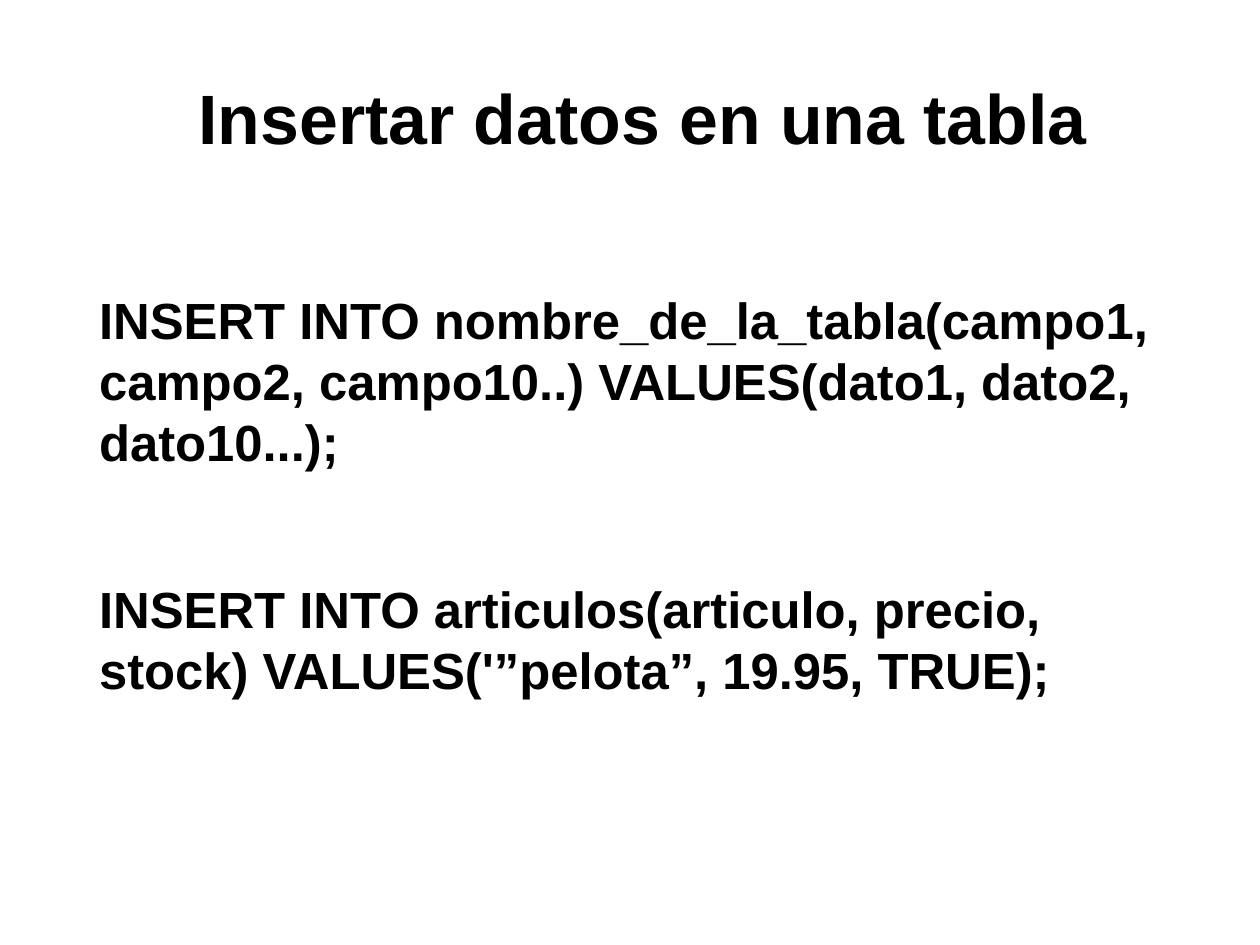
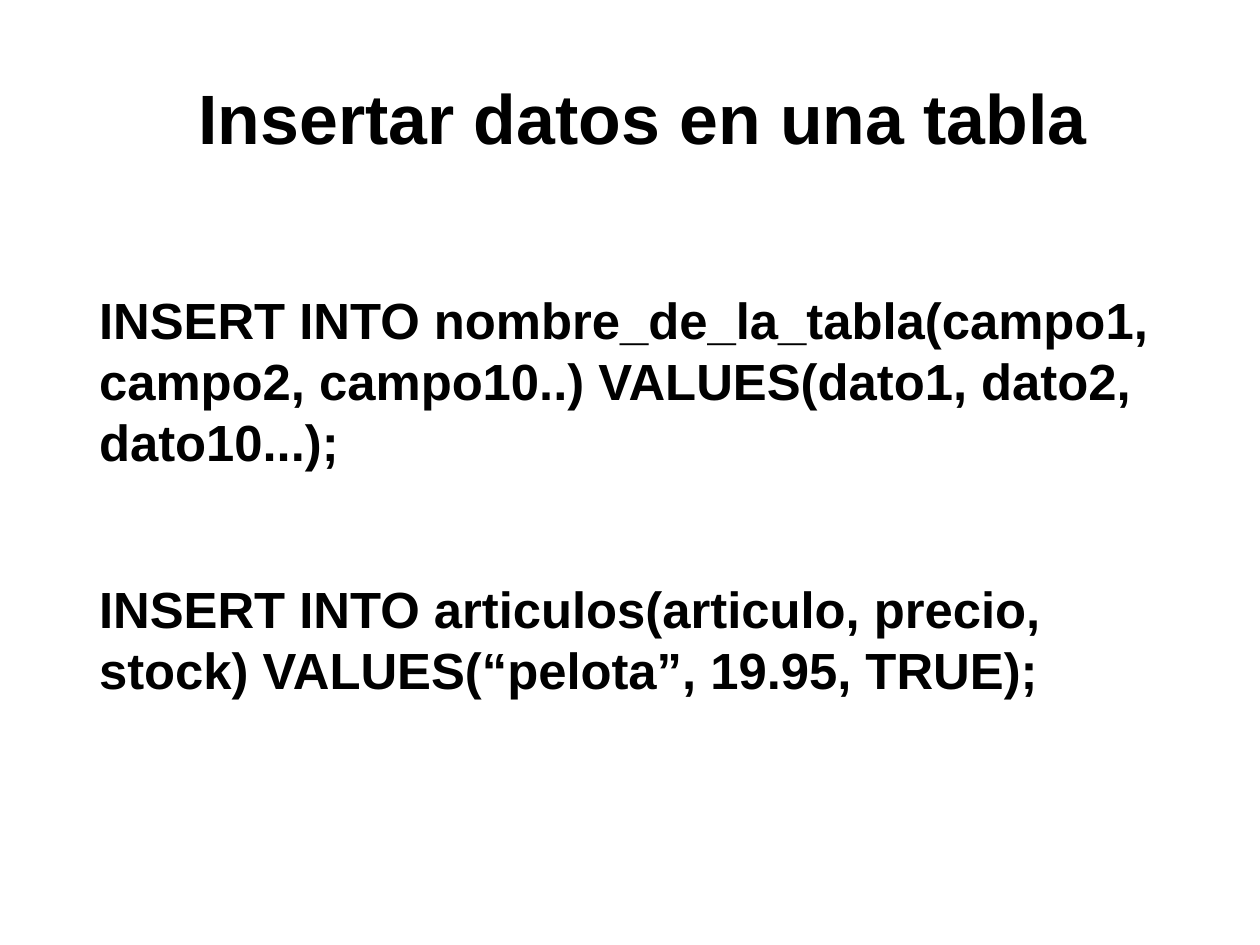
Before and after one commit to javacasm/CursoPythonCompleto, a slide deck: slide 35 of Base_de_Datos/BaseDeDatosPython.odp. Drawn at 1260x945 pixels with LibreOffice and Linux fonts; fonts in the diff are those of the drawing. Boxes give left, top, right and bottom in pixels: in the first picture for what was removed or moved away, otherwise in the second. Text is boxed around its words. In the diff, an @@ line names an element or a change of style, - is before the commit and + after.

Commit message:
Presentacion Base Datos Terminada con todos los ejemplos

```diff
--- a/Base_de_Datos/BaseDeDatosPython.odp
+++ b/Base_de_Datos/BaseDeDatosPython.odp
@@ text at (99, 591, 1040, 700): text changed @@
-INSERT INTO articulos(articulo, precio, stock) VALUES('”pelota”, 19.95, TRUE);
+INSERT INTO articulos(articulo, precio, stock) VALUES(“pelota”, 19.95, TRUE);
```
Also in this commit, not shown: 4 other slides changed, 1 slide added, 5 other files.
